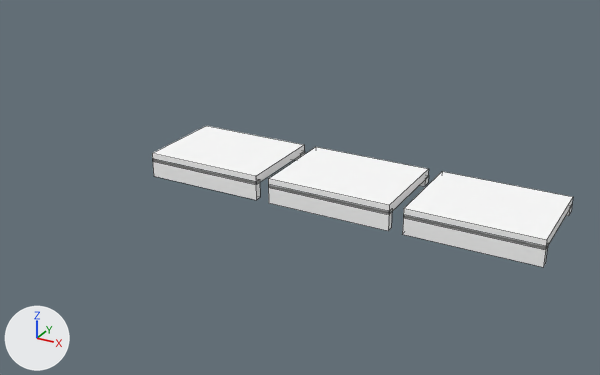
The OBJ model Games/GuruttoWorld/Assets/Models/GuidanceLab/Cue2B/Baked/Block-0-0.obj, before and after one commit.
Both versions are drawn from a camera (50 mm lens) standing at (6.56, 5.33, 7.75) and looking at (0.91, 15.6, 2.61). The lights are fixed; the arrows at lower left show +X, +Y and +Z. The first picture is the older version. Mesh edges are drawn as thin lines. Where no turn or scale is listed for an object, it has been applied to the vertices. Vertices at exactly the same position are counted once.

The first picture shows 'Block-0-0'.
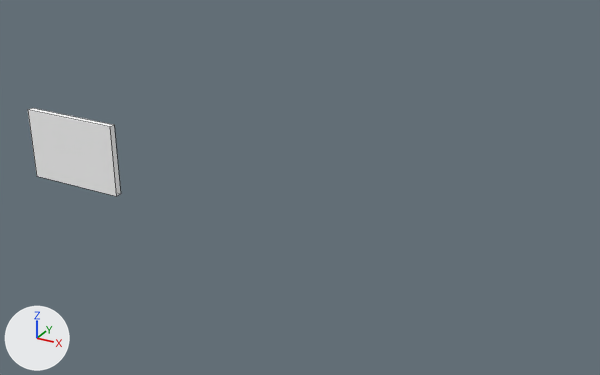
Scene script edits in JSON lines:
```json
{"block": "me_block_0_0", "where": "# used by ob_block_0_0; location = (0.0, 0.0, 0.0)"}
{"op": "remove", "block": "me_block_0_0", "code": "me_block_0_0.from_pydata(...)  # 72 vertices, 54 faces; spans x -0.9..4.9, y 14.35..15.77, z 2.9..3.26"}
{"op": "add", "block": "me_block_0_0", "code": "me_block_0_0.from_pydata(...)  # 8 vertices, 6 faces; spans x -4.76..-2.84, y 15.62..15.74, z 1.65..2.95"}
{"block": "me_block_0_0", "change": "me_block_0_0 part 1: a new loose piece, a box spanning x -4.76..-2.84, y 15.62..15.74, z 1.65..2.95, in mat_white (white #ffffff)"}
{"block": "me_block_0_0", "change": "me_block_0_0 part 2: the loose piece of 8 vertices spanning x 3.1..4.9, y 14.35..15.75, z 3.13..3.26 is deleted"}
{"block": "me_block_0_0", "change": "me_block_0_0 part 3: the loose piece of 8 vertices spanning x 1.1..2.9, y 14.35..15.75, z 3.13..3.26 is deleted"}
{"block": "me_block_0_0", "change": "me_block_0_0 part 4: the loose piece of 8 vertices spanning x 1.1..2.9, y 14.35..14.45, z 2.9..3.18 is deleted"}
{"block": "me_block_0_0", "change": "me_block_0_0 part 5: the loose piece of 8 vertices spanning x -0.9..0.9, y 14.35..15.75, z 3.13..3.26 is deleted"}
{"block": "me_block_0_0", "change": "me_block_0_0 part 6: the loose piece of 8 vertices spanning x 1.1..2.9, y 15.63..15.77, z 3.04..3.16 is deleted"}
{"block": "me_block_0_0", "change": "me_block_0_0 part 7: the loose piece of 8 vertices spanning x 3.1..4.9, y 14.35..14.45, z 2.9..3.18 is deleted"}
{"block": "me_block_0_0", "change": "me_block_0_0 part 8: the loose piece of 8 vertices spanning x -0.9..0.9, y 14.35..14.45, z 2.9..3.18 is deleted"}
{"block": "me_block_0_0", "change": "other edits to the shape of me_block_0_0 do not show in these pictures"}
```

Changed parts and their boxes [x1, y1, x2, y2] in the pictures (600 x 375 px):
```json
{"object": "Block-0-0", "change": "reshaped", "before": [152, 126, 573, 267], "after": [28, 108, 121, 196], "on screen": "78% narrower, 37% shorter"}
{"part": 1, "of": "me_block_0_0", "change": "added", "after": [28, 108, 121, 196]}
{"part": 2, "of": "me_block_0_0", "change": "deleted", "before": [403, 172, 573, 250]}
{"part": 3, "of": "me_block_0_0", "change": "deleted", "before": [268, 147, 428, 214]}
{"part": 4, "of": "me_block_0_0", "change": "deleted", "before": [268, 185, 392, 231]}
{"part": 5, "of": "me_block_0_0", "change": "deleted", "before": [152, 126, 304, 185]}
{"part": 6, "of": "me_block_0_0", "change": "deleted", "before": [420, 175, 429, 186]}
{"part": 7, "of": "me_block_0_0", "change": "deleted", "before": [402, 215, 548, 267]}
{"part": 8, "of": "me_block_0_0", "change": "deleted", "before": [153, 160, 260, 200]}
```
